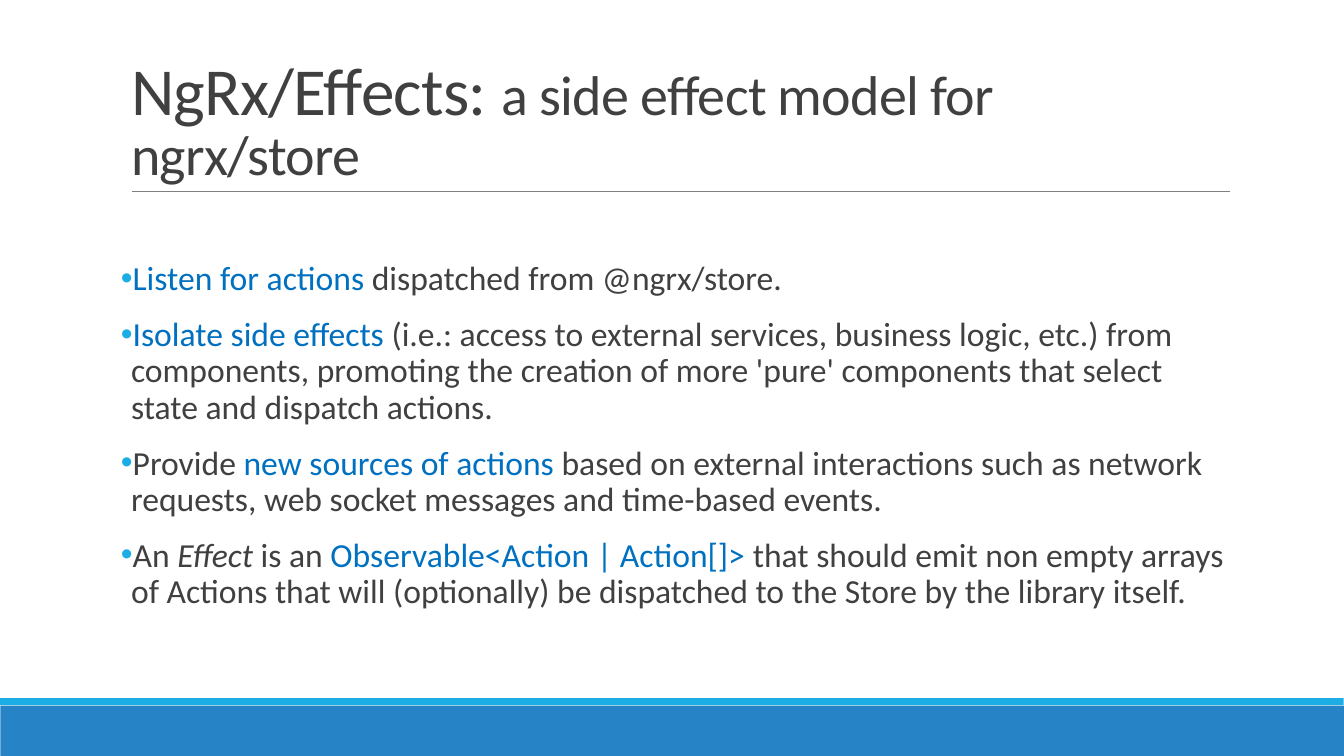
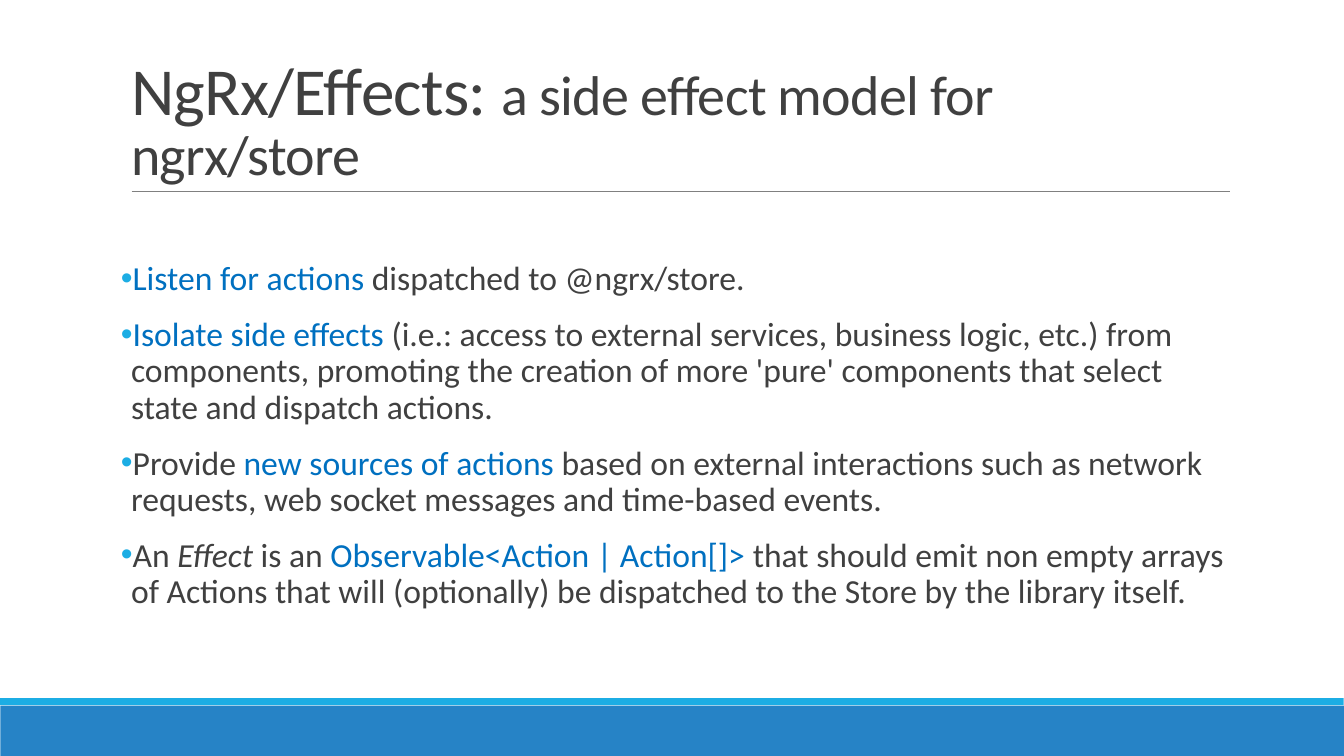
Before and after one commit to AGiorgetti/ngrx101, a slide deck: slide 21 of ReactiveProgramming_ngrx.pptx. Drawn at 1344x756 pixels with LibreOffice and Linux fonts; fonts in the diff are those of the drawing. Boxes give left, top, right and bottom in pixels: in the first picture for what was removed or moved away, otherwise in the second. Text is boxed around its words. In the diff, an @@ line names an element or a change of style, - is before the commit and + after.

```diff
--- a/ReactiveProgramming_ngrx.pptx
+++ b/ReactiveProgramming_ngrx.pptx
@@ text at box(133, 266, 745, 296): text changed @@
-• Listen for actions dispatched from @ngrx/store.
+• Listen for actions dispatched to @ngrx/store.
```
Also in this commit, not shown: 13 other slides changed, 8 other files.
